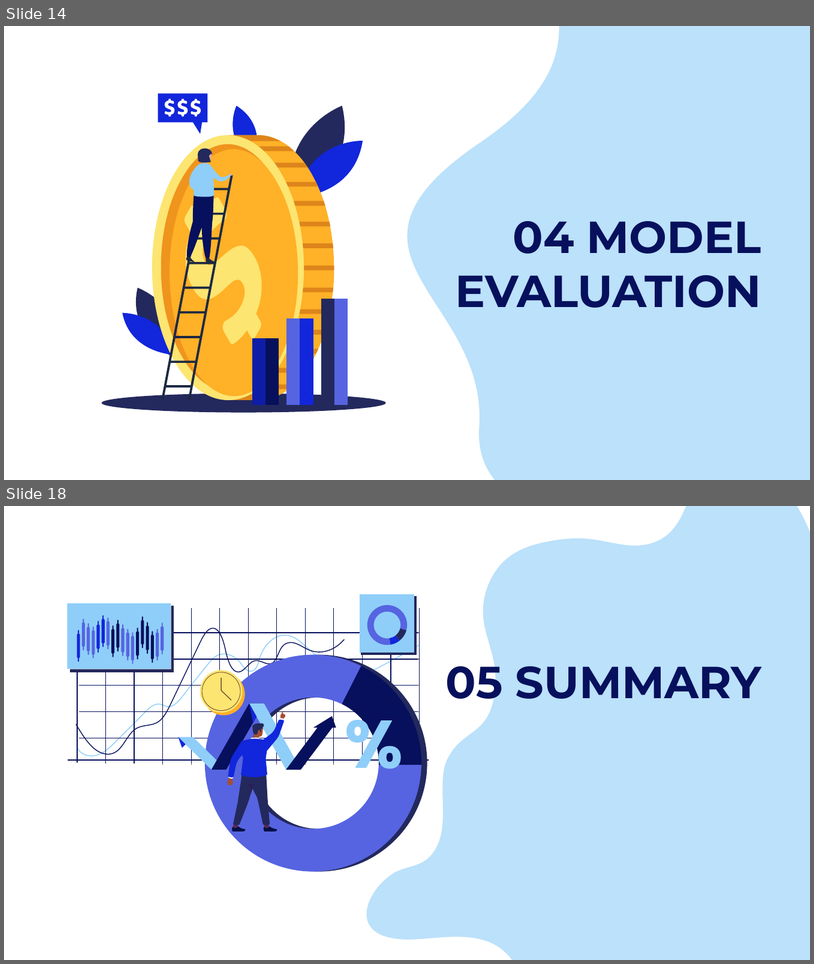
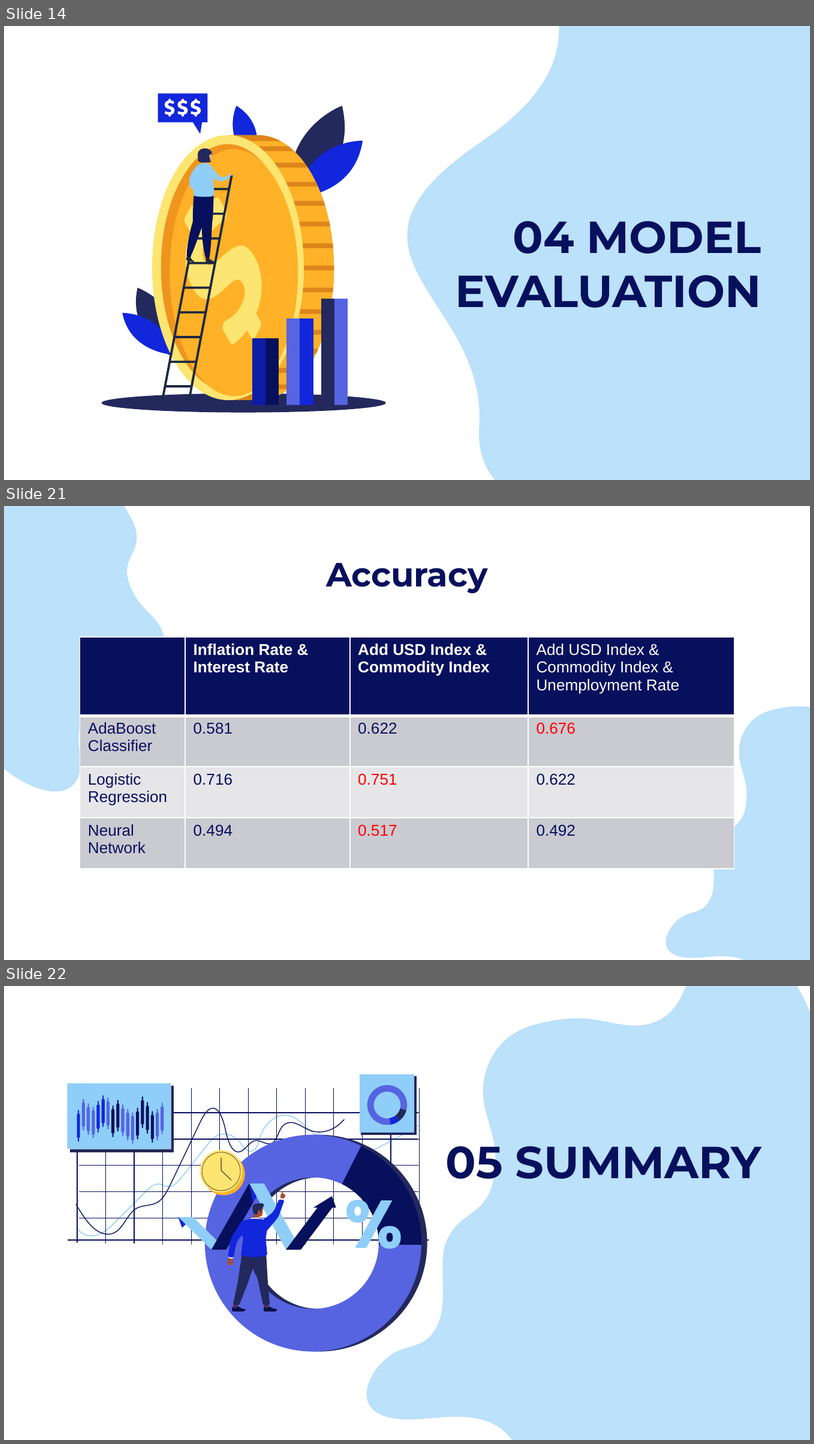
Before and after one commit to muhasenulhaque/Project-2-Machine-Learning-and-Algo-Trading, a slide deck: Presentation/FX_Master_Project_Presentation.pptx. Shown one above the other, each under a label of ours: slides 14 and 18 before the commit, slides 14, 21 and 22 after it; the slides between them are not shown. The pictures are 814x964 and 814x1444 pixels, drawn with LibreOffice and Linux fonts; fonts in the diff are those of the drawing. Boxes give left, top, right and bottom in pixels: in the first picture for what was removed or moved away, otherwise in the second. Text is boxed around its words. In the diff, an @@ line names an element or a change of style, - is before the commit and + after.

```diff
--- a/Presentation/FX_Master_Project_Presentation.pptx
+++ b/Presentation/FX_Master_Project_Presentation.pptx
@@ slide 21 added at (4, 506, 810, 960), background #FFFFFF @@
@@ freeform shape added at (4, 506, 282, 833), fill #8FCEF9 at 60% opacity @@
@@ title added at (326, 562, 488, 594), 30 pt, text #07105C, bold @@
+Accuracy
@@ table added at (80, 637, 734, 873), 4 rows, 4 columns @@
+ | Inflation Rate & Interest Rate | Add USD Index & / Commodity Index | Add USD Index & / Commodity Index & Unemployment Rate
+AdaBoost / Classifier | 0.581 | 0.622 | 0.676
+Logistic Regression | 0.716 | 0.751 | 0.622
+Neural Network | 0.494 | 0.517 | 0.492
@@ freeform shape added at (653, 654, 810, 960), fill #8FCEF9 at 60% opacity @@
@@ what was slide 18 is now slide 22 @@
```
Also in this commit, not shown: 9 slides changed, 4 other slides added, 4 slides removed, 13 other files.
